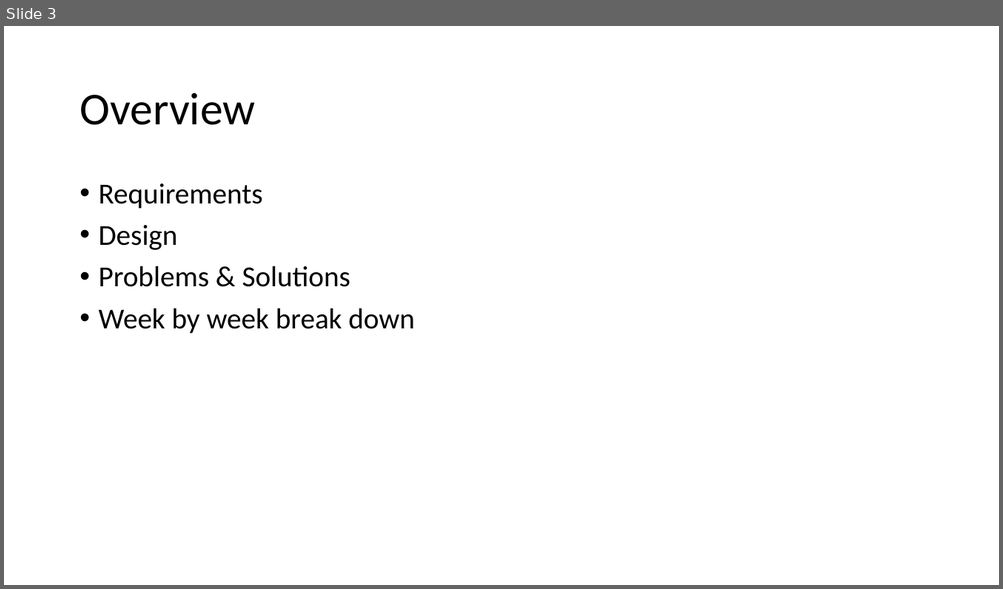
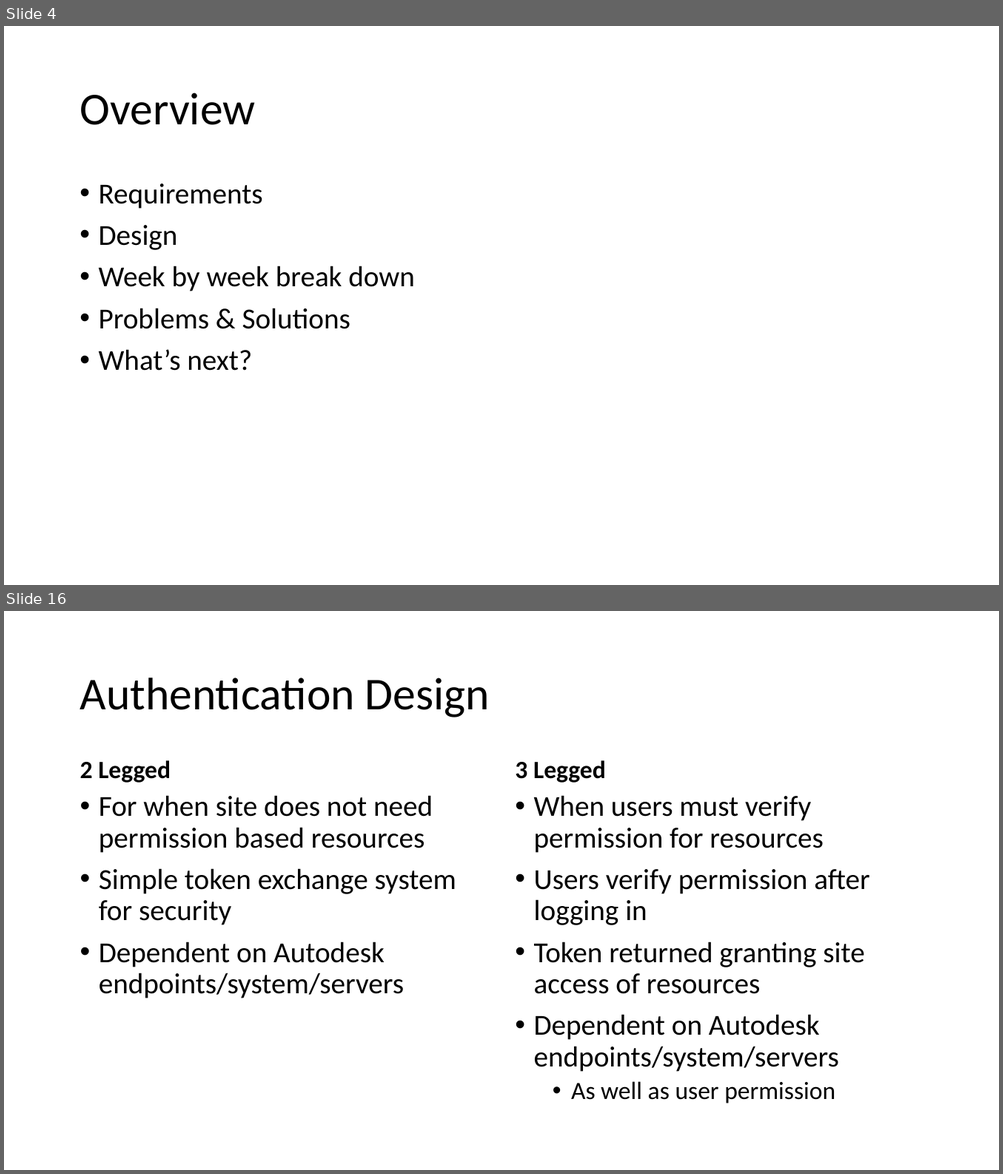
Before and after one commit to gonsalvg/Capstone-Forge-App, a slide deck: Progress Report/Progress report.pptx. Shown one above the other, each under a label of ours: slide 3 before the commit, slides 4 and 16 after it; the slides between them are not shown. The pictures are 1003x589 and 1003x1174 pixels, drawn with LibreOffice and Linux fonts; fonts in the diff are those of the drawing. Boxes give left, top, right and bottom in pixels: in the first picture for what was removed or moved away, otherwise in the second. Text is boxed around its words. In the diff, an @@ line names an element or a change of style, - is before the commit and + after.

```diff
--- a/Progress Report/Progress report.pptx
+++ b/Progress Report/Progress report.pptx
@@ slide 16 added at (4, 611, 999, 1170), background #FFFFFF @@
@@ title added at (80, 678, 489, 718), 44 pt, text #000000 @@
+Authentication Design
@@ text added at (80, 760, 170, 783), 24 pt, text #000000, bold @@
+2 Legged
@@ text added at (515, 760, 606, 783), 24 pt, text #000000, bold @@
+3 Legged
@@ text added at (99, 795, 456, 999), 28 pt, text #000000 @@
+• For when site does not need permission based resources
+• Simple token exchange system for security
+• Dependent on Autodesk endpoints/system/servers
@@ text added at (534, 795, 869, 1104), 28 pt, text #000000 @@
+• When users must verify permission for resources
+• Users verify permission after logging in
+• Token returned granting site access of resources
+• Dependent on Autodesk endpoints/system/servers
+  • As well as user permission
@@ what was slide 3 is now slide 4 @@
@@ slide 4 changed as well @@
@@ text at (99, 266, 415, 292): paragraph added @@
+• Week by week break down
@@ text at (99, 349, 252, 371): text changed @@
-• Week by week break down
+• What’s next?
```
Also in this commit, not shown: 31 other slides added.
